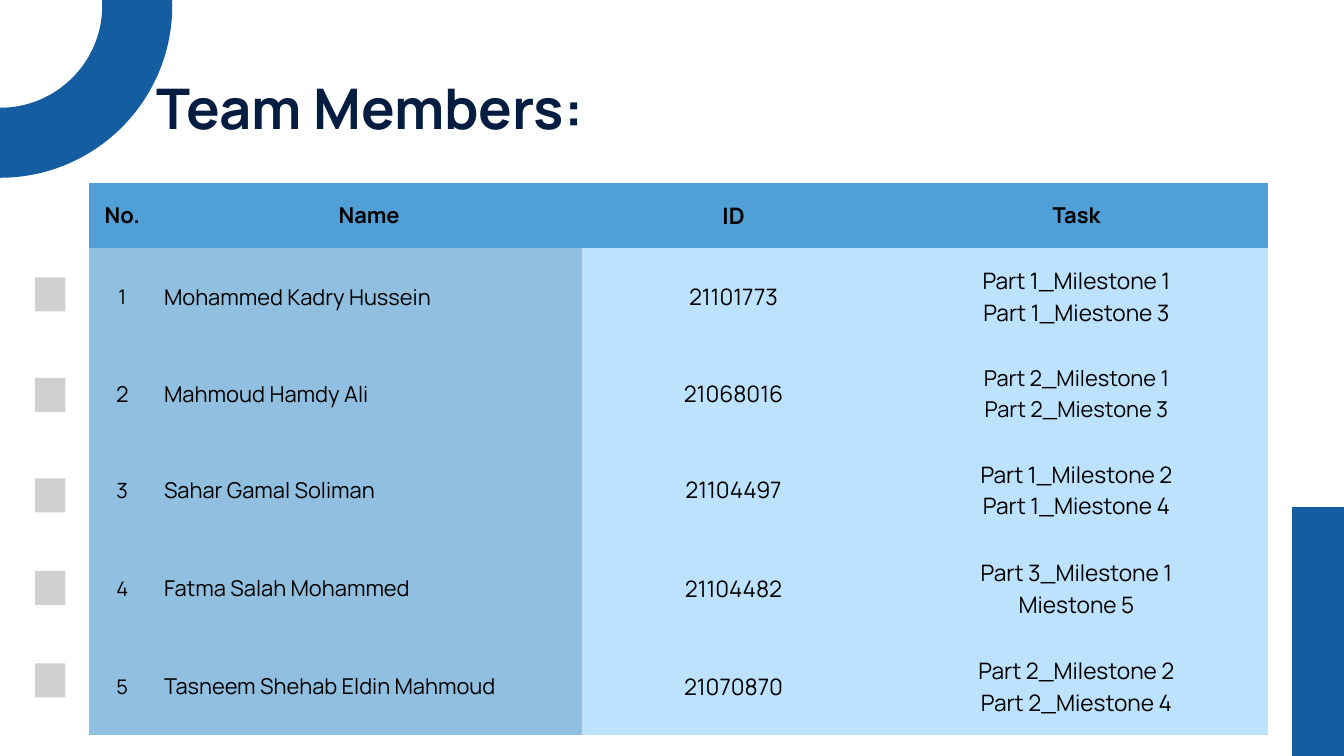
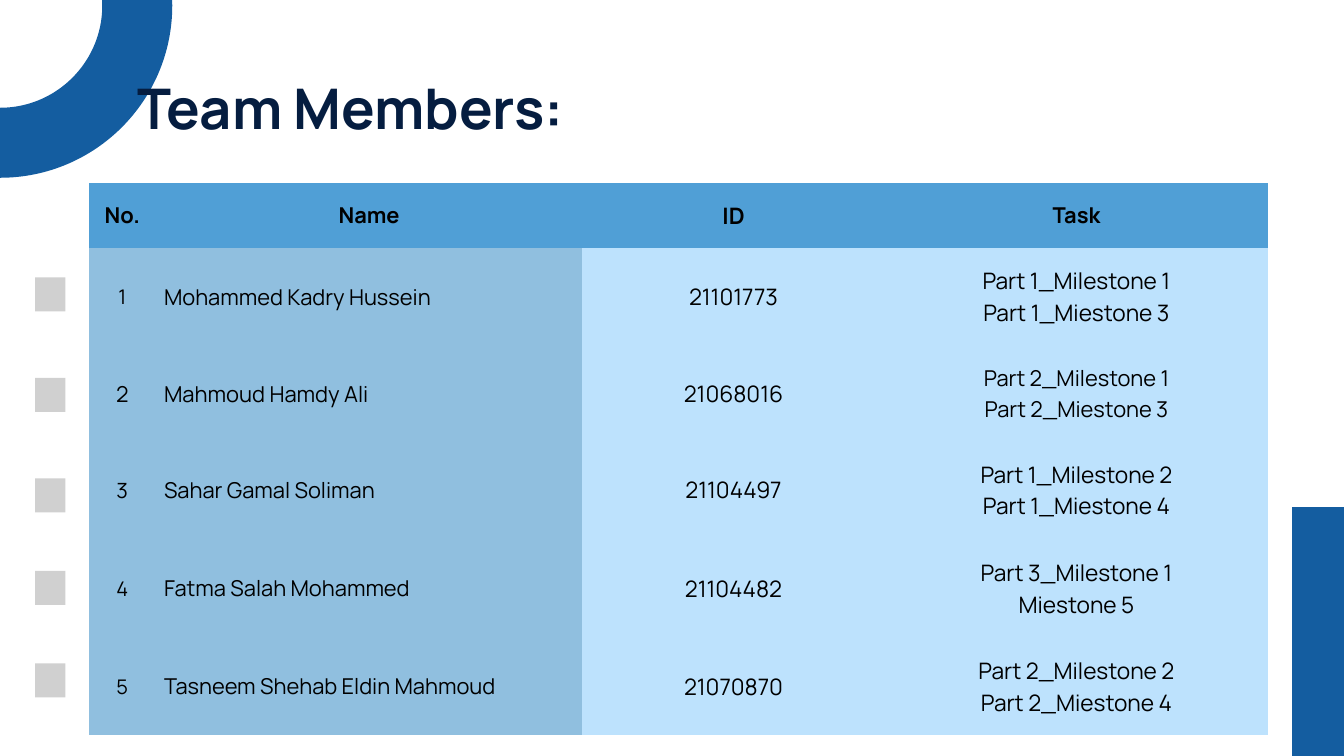
Before and after one commit to Mohamed-Kadry-Hussien/Sales_Forecasting_and_Demand_Prediction, a slide deck: slide 2 of Milestone 5/Sales Forecasting &Demand Prediction.pptx. Drawn at 1344x756 pixels with LibreOffice and Linux fonts; fonts in the diff are those of the drawing; grey boxes stand for pictures. Boxes give left, top, right and bottom in pixels: in the first picture for what was removed or moved away, otherwise in the second. Text is boxed around its words. In the diff, an @@ line names an element or a change of style, - is before the commit and + after.

```diff
--- a/Milestone 5/Sales Forecasting &Demand Prediction.pptx
+++ b/Milestone 5/Sales Forecasting &Demand Prediction.pptx
@@ text "Team Members:" at [137, 77, 564, 130]: alignment centre to left @@
```
Also in this commit, not shown: 8 other slides changed.
